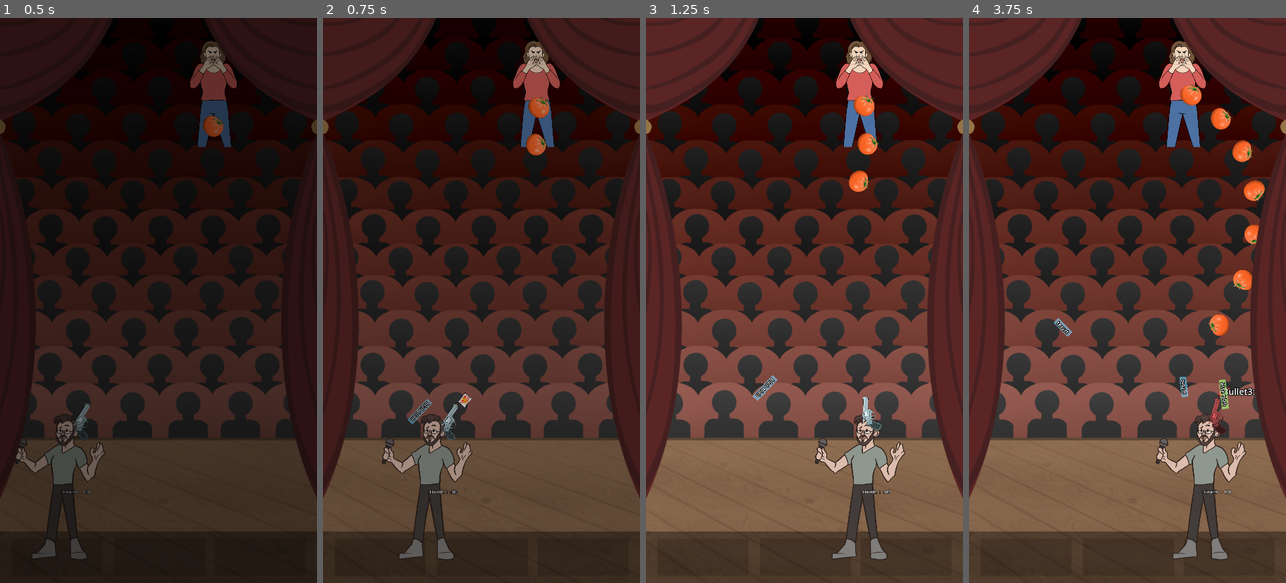
Above: before the commit, frames 1-4 (left to right).
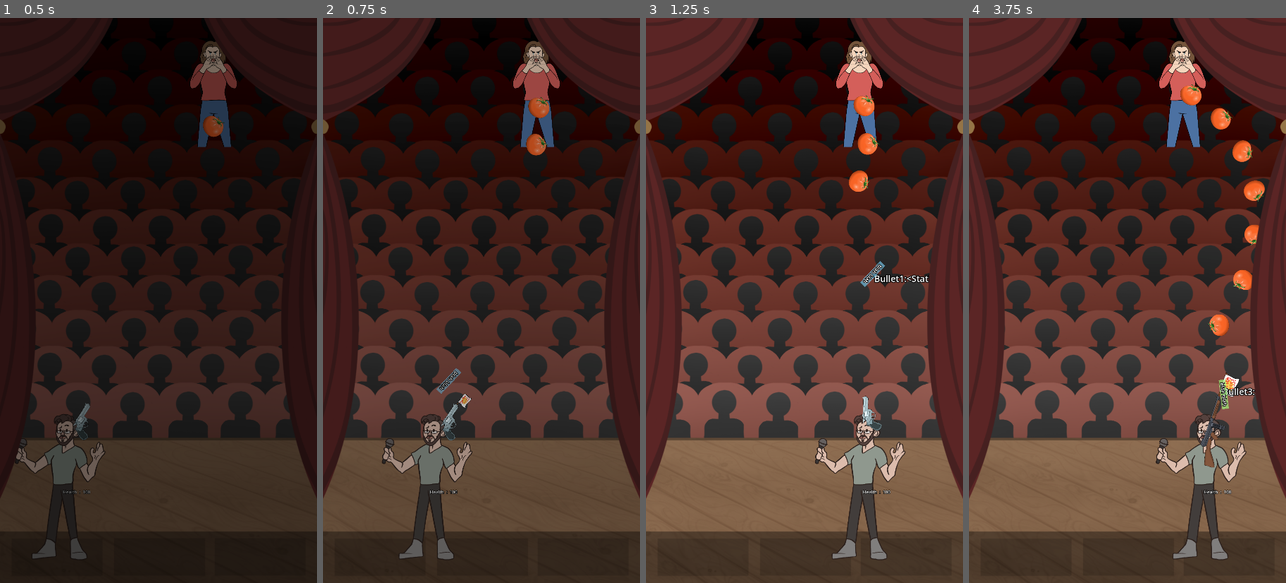
Above: after the commit, the same moments.

Repository: danmiltenberger/GlobalGameJam
Game: Godot game, scene res://LevelControl/root.tscn
Same seed, same stepped clock (60 frames per second), same inputs: the game is played once before the commit and once after it.
Inputs (mouse positions are in pixels of both pictures, inside the frame that each line leads up to):
- Up to frame 1 (0.5 s): no input
- Up to frame 2 (0.75 s): move the mouse to (551, 272) at 0.52 s; press the mouse at (551, 272) at 0.53 s; hold Right (ui_right) from 0.53 s (still down)
- Up to frame 3 (1.25 s): keep holding Right (ui_right)
- Up to frame 4 (3.75 s): move the mouse to (1064, 328) at 1.27 s; release Right (ui_right) at 1.28 s; release the mouse at (1064, 328) at 1.28 s; hold Down (ui_down) 1.28-2.03 s; click (1064, 328) at 1.35 s; move the mouse to (1159, 176) at 2.02 s; press the mouse at (1159, 176) at 2.03 s; hold Right (ui_right) 2.03-2.78 s; tap 1 (weapon1) at 2.1 s; move the mouse to (1111, 413) at 2.77 s; release the mouse at (1111, 413) at 2.78 s; hold Up (ui_up) 2.78-3.53 s; tap 2 (weapon2) at 2.85 s; click (1111, 413) at 3.05 s; move the mouse to (1222, 385) at 3.52 s; press the mouse at (1222, 385) at 3.53 s; hold Left (ui_left) from 3.53 s (still down); tap 3 (weapon3) at 3.6 s

Frame 1 is identical in both runs. In frame 2, 0.2% of the frame differs, in the area x 26-47%, y 62-72%; in frame 3, 0.4%; in frame 4, 0.6%, in the area x 26-86%, y 53-80%.

Commit message:
Gun graphics update

Diff:
--- a/Weapons/gun_1.gd
+++ b/Weapons/gun_1.gd
@@ -21,7 +21,7 @@
 
 func _ready() -> void:
 	shoot_graphic_timer.one_shot = true
-	shoot_graphic_timer.wait_time = cooldown_base_sec
+	shoot_graphic_timer.wait_time = cooldown_base_sec * 0.75
 	shoot_graphic_timer.connect("timeout", reset_shoot_graphic)
 	add_child(shoot_graphic_timer)
 	left_shoot.hide()
--- a/Weapons/gun_1.tscn
+++ b/Weapons/gun_1.tscn
@@ -4,19 +4,26 @@
 [ext_resource type="PackedScene" uid="uid://cm8d3so7vqlri" path="res://Weapons/bullet_1.tscn" id="2_dhpsx"]
 [ext_resource type="Resource" uid="uid://d38yfy77p6164" path="res://Lines/test.tres" id="3_aj14w"]
 [ext_resource type="Texture2D" uid="uid://r1nd8hyahrp8" path="res://Graphics/Gun1.png" id="3_rk0yx"]
-[ext_resource type="Texture2D" uid="uid://cbsmdr8o22exl" path="res://Graphics/Gun1_Badum.png" id="4_blq6n"]
 [ext_resource type="Resource" uid="uid://bti1vxmcl0j2j" path="res://Lines/test2.tres" id="4_p4044"]
-[ext_resource type="Texture2D" uid="uid://bokthx3wvhs7q" path="res://Graphics/Gun1_Badum_Left.png" id="5_1rdgl"]
+[ext_resource type="Texture2D" uid="uid://cbsmdr8o22exl" path="res://Graphics/Gun_Badum.png" id="6_ge2h1"]
+[ext_resource type="Texture2D" uid="uid://bokthx3wvhs7q" path="res://Graphics/Gun_Badum_Left.png" id="7_el7e0"]
 
 [node name="Gun1" type="Node2D"]
 script = ExtResource("1_kb3em")
 bullet_scn = ExtResource("2_dhpsx")
 cooldown_base_sec = 0.5
-bullet_speed = 220.0
+bullet_speed = 1000.0
 lifetime_sec = 5.0
 lines = Array[Resource("res://Lines/LineResource.gd")]([ExtResource("3_aj14w"), ExtResource("4_p4044")])
 
 [node name="Left" type="Node2D" parent="."]
+
+[node name="Shoot" type="Sprite2D" parent="Left"]
+position = Vector2(370.86, -48.8)
+rotation = -3.14159
+scale = Vector2(0.18, 0.18)
+texture = ExtResource("6_ge2h1")
+region_rect = Rect2(320, 576, 64, 64)
 
 [node name="Base" type="Sprite2D" parent="Left"]
 position = Vector2(258.8, -48.8)
@@ -25,14 +32,14 @@
 texture = ExtResource("3_rk0yx")
 region_rect = Rect2(320, 576, 64, 64)
 
-[node name="Shoot" type="Sprite2D" parent="Left"]
-position = Vector2(258.8, -48.8)
+[node name="Right" type="Node2D" parent="."]
+
+[node name="Shoot" type="Sprite2D" parent="Right"]
+position = Vector2(370.86, 45.2)
 rotation = -3.14159
-scale = Vector2(0.18, 0.18)
-texture = ExtResource("4_blq6n")
+scale = Vector2(0.18, -0.18)
+texture = ExtResource("7_el7e0")
 region_rect = Rect2(320, 576, 64, 64)
-
-[node name="Right" type="Node2D" parent="."]
 
 [node name="Base" type="Sprite2D" parent="Right"]
 position = Vector2(258.8, 45.2)
@@ -41,12 +48,5 @@
 texture = ExtResource("3_rk0yx")
 region_rect = Rect2(320, 576, 64, 64)
 
-[node name="Shoot" type="Sprite2D" parent="Right"]
-position = Vector2(258.8, 45.2)
-rotation = -3.14159
-scale = Vector2(0.18, -0.18)
-texture = ExtResource("5_1rdgl")
-region_rect = Rect2(320, 576, 64, 64)
-
 [node name="InstancePoint" type="Marker2D" parent="."]
 position = Vector2(319.6, 2.08165e-12)
--- a/Weapons/gun_2.gd
+++ b/Weapons/gun_2.gd
@@ -27,7 +27,7 @@
 			markers.append(c)
 
 	shoot_graphic_timer.one_shot = true
-	shoot_graphic_timer.wait_time = cooldown_base_sec
+	shoot_graphic_timer.wait_time = cooldown_base_sec * 0.75
 	shoot_graphic_timer.connect("timeout", reset_shoot_graphic)
 	add_child(shoot_graphic_timer)
 	left_shoot.hide()
--- a/Weapons/gun_2.tscn
+++ b/Weapons/gun_2.tscn
@@ -1,10 +1,12 @@
-[gd_scene load_steps=6 format=3 uid="uid://bl4pfjln2i4ur"]
+[gd_scene load_steps=8 format=3 uid="uid://bl4pfjln2i4ur"]
 
 [ext_resource type="Script" path="res://Weapons/gun_2.gd" id="1_amwm8"]
 [ext_resource type="PackedScene" uid="uid://csxxkojlf6t8k" path="res://Weapons/bullet_2.tscn" id="2_dch8w"]
 [ext_resource type="Texture2D" uid="uid://bqd180kpqj1eq" path="res://Graphics/Shotgun.png" id="2_lh22r"]
 [ext_resource type="Resource" uid="uid://d38yfy77p6164" path="res://Lines/test.tres" id="3_eypct"]
 [ext_resource type="Resource" uid="uid://bti1vxmcl0j2j" path="res://Lines/test2.tres" id="4_ckn4b"]
+[ext_resource type="Texture2D" uid="uid://cbsmdr8o22exl" path="res://Graphics/Gun_Badum.png" id="6_yfu2c"]
+[ext_resource type="Texture2D" uid="uid://bokthx3wvhs7q" path="res://Graphics/Gun_Badum_Left.png" id="7_eovrn"]
 
 [node name="Gun2" type="Node2D"]
 script = ExtResource("1_amwm8")
@@ -16,6 +18,13 @@
 
 [node name="Left" type="Node2D" parent="."]
 
+[node name="Shoot" type="Sprite2D" parent="Left"]
+position = Vector2(392.02, -73)
+rotation = -3.14159
+scale = Vector2(0.26, 0.26)
+texture = ExtResource("6_yfu2c")
+region_rect = Rect2(320, 576, 64, 64)
+
 [node name="Base" type="Sprite2D" parent="Left"]
 position = Vector2(122.6, -57)
 rotation = -3.14159
@@ -23,25 +32,20 @@
 texture = ExtResource("2_lh22r")
 region_rect = Rect2(320, 576, 64, 64)
 
-[node name="Shoot" type="Sprite2D" parent="Left"]
-position = Vector2(122.6, -48.8)
+[node name="Right" type="Node2D" parent="."]
+
+[node name="Shoot" type="Sprite2D" parent="Right"]
+position = Vector2(392.02, 67)
 rotation = -3.14159
-scale = Vector2(0.26, 0.26)
+scale = Vector2(0.26, -0.26)
+texture = ExtResource("7_eovrn")
 region_rect = Rect2(320, 576, 64, 64)
-
-[node name="Right" type="Node2D" parent="."]
 
 [node name="Base" type="Sprite2D" parent="Right"]
 position = Vector2(122.6, 51)
 rotation = -3.14159
 scale = Vector2(0.26, -0.26)
 texture = ExtResource("2_lh22r")
-region_rect = Rect2(320, 576, 64, 64)
-
-[node name="Shoot" type="Sprite2D" parent="Right"]
-position = Vector2(122.6, 45.2)
-rotation = -3.14159
-scale = Vector2(0.26, -0.26)
 region_rect = Rect2(320, 576, 64, 64)
 
 [node name="InstancePoint" type="Marker2D" parent="."]
--- a/Weapons/gun_3.gd
+++ b/Weapons/gun_3.gd
@@ -21,7 +21,7 @@
 
 func _ready() -> void:
 	shoot_graphic_timer.one_shot = true
-	shoot_graphic_timer.wait_time = cooldown_base_sec
+	shoot_graphic_timer.wait_time = cooldown_base_sec * 0.75
 	shoot_graphic_timer.connect("timeout", reset_shoot_graphic)
 	add_child(shoot_graphic_timer)
 	left_shoot.hide()
--- a/Weapons/gun_3.tscn
+++ b/Weapons/gun_3.tscn
@@ -2,14 +2,13 @@
 
 [ext_resource type="Script" path="res://Weapons/gun_3.gd" id="1_47i84"]
 [ext_resource type="PackedScene" uid="uid://7aewwkjgc424" path="res://Weapons/bullet_3.tscn" id="2_fv1ks"]
-[ext_resource type="Texture2D" uid="uid://r1nd8hyahrp8" path="res://Graphics/Gun1.png" id="3_1qw51"]
 [ext_resource type="Resource" uid="uid://d38yfy77p6164" path="res://Lines/test.tres" id="3_ngcwt"]
 [ext_resource type="Resource" uid="uid://bti1vxmcl0j2j" path="res://Lines/test2.tres" id="4_pdq0k"]
-[ext_resource type="Texture2D" uid="uid://cbsmdr8o22exl" path="res://Graphics/Gun1_Badum.png" id="4_whgql"]
-[ext_resource type="Texture2D" uid="uid://bokthx3wvhs7q" path="res://Graphics/Gun1_Badum_Left.png" id="5_udkvl"]
+[ext_resource type="Texture2D" uid="uid://cbsmdr8o22exl" path="res://Graphics/Gun_Badum.png" id="6_sxxy1"]
+[ext_resource type="Texture2D" uid="uid://byc1vt45gi3ee" path="res://Graphics/TommyGun.png" id="6_uh6kw"]
+[ext_resource type="Texture2D" uid="uid://bokthx3wvhs7q" path="res://Graphics/Gun_Badum_Left.png" id="7_1mbhl"]
 
 [node name="Gun1" type="Node2D"]
-modulate = Color(0.952941, 0.364706, 0.364706, 1)
 script = ExtResource("1_47i84")
 bullet_scn = ExtResource("2_fv1ks")
 bullet_speed = 500.0
@@ -18,34 +17,34 @@
 
 [node name="Left" type="Node2D" parent="."]
 
-[node name="Base" type="Sprite2D" parent="Left"]
-position = Vector2(258.8, -48.8)
+[node name="Shoot" type="Sprite2D" parent="Left"]
+position = Vector2(421.1, -84)
 rotation = -3.14159
-scale = Vector2(0.18, 0.18)
-texture = ExtResource("3_1qw51")
+scale = Vector2(0.3, 0.3)
+texture = ExtResource("6_sxxy1")
 region_rect = Rect2(320, 576, 64, 64)
 
-[node name="Shoot" type="Sprite2D" parent="Left"]
-position = Vector2(258.8, -48.8)
+[node name="Base" type="Sprite2D" parent="Left"]
+position = Vector2(99.0004, -53)
 rotation = -3.14159
-scale = Vector2(0.18, 0.18)
-texture = ExtResource("4_whgql")
+scale = Vector2(0.3, 0.3)
+texture = ExtResource("6_uh6kw")
 region_rect = Rect2(320, 576, 64, 64)
 
 [node name="Right" type="Node2D" parent="."]
 
-[node name="Base" type="Sprite2D" parent="Right"]
-position = Vector2(258.8, 45.2)
+[node name="Shoot" type="Sprite2D" parent="Right"]
+position = Vector2(421.1, 78)
 rotation = -3.14159
-scale = Vector2(0.18, -0.18)
-texture = ExtResource("3_1qw51")
+scale = Vector2(0.3, -0.3)
+texture = ExtResource("7_1mbhl")
 region_rect = Rect2(320, 576, 64, 64)
 
-[node name="Shoot" type="Sprite2D" parent="Right"]
-position = Vector2(258.8, 45.2)
+[node name="Base" type="Sprite2D" parent="Right"]
+position = Vector2(99.0004, 49)
 rotation = -3.14159
-scale = Vector2(0.18, -0.18)
-texture = ExtResource("5_udkvl")
+scale = Vector2(0.3, -0.3)
+texture = ExtResource("6_uh6kw")
 region_rect = Rect2(320, 576, 64, 64)
 
 [node name="InstancePoint" type="Marker2D" parent="."]
Binary file removed: Graphics/Gun1_Badum.png
Binary file removed: Graphics/Gun1_Badum_Left.png
Binary file added: Graphics/Gun_Badum.png
Not shown, changed: Graphics/Gun_Badum.png.import
Binary file added: Graphics/Gun_Badum_Left.png
Not shown, changed: Graphics/Gun_Badum_Left.png.import
Binary file added: Graphics/TommyGun.png
Not shown, added: Graphics/TommyGun.png.import
